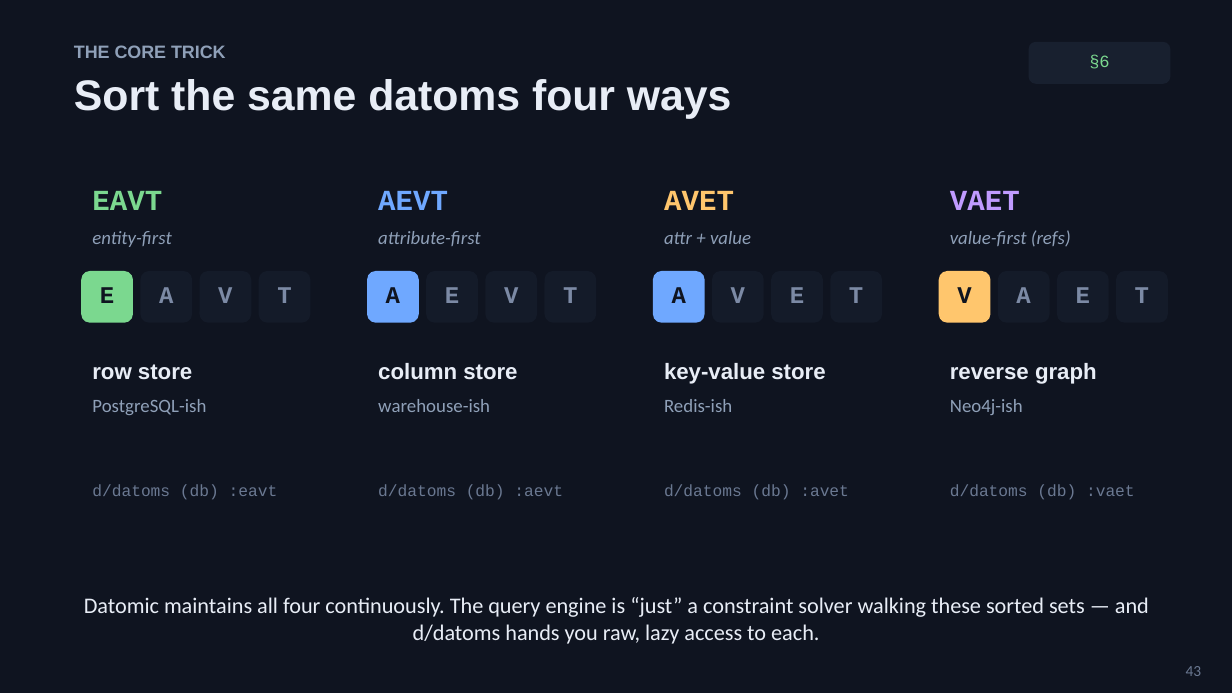
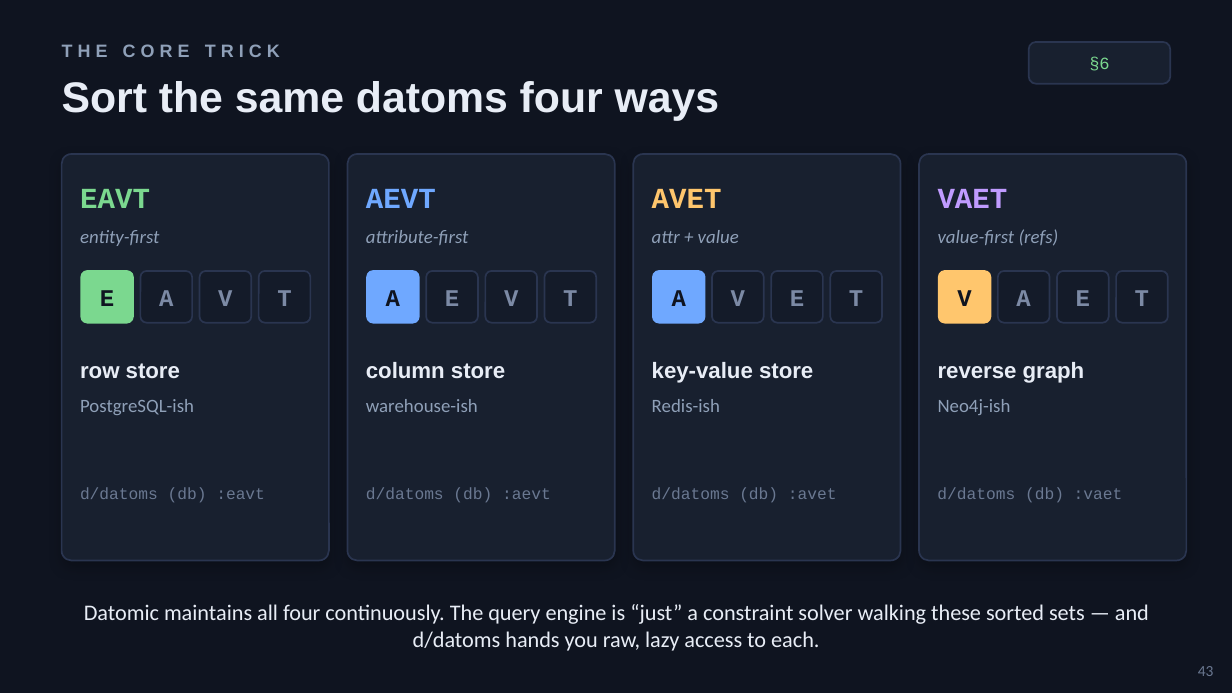
Before and after one commit to 4coders-com-br/datomic-model, a slide deck: slide 43 of domain-modeling-with-datoms.pptx. Drawn at 1232x693 pixels with LibreOffice and Linux fonts; fonts in the diff are those of the drawing. Boxes give left, top, right and bottom in pixels: in the first picture for what was removed or moved away, otherwise in the second. Text is boxed around its words. In the diff, an @@ line names an element or a change of style, - is before the commit and + after.

```diff
--- a/domain-modeling-with-datoms.pptx
+++ b/domain-modeling-with-datoms.pptx
@@ text "THE CORE TRICK" at <box>62,44,280,57</box>: letter spacing 0 to 3 pt; vertical alignment top to middle @@
@@ rounded rectangle added at <box>62,154,329,561</box>, fill #18202F, outline #2A3550 1 pt @@
@@ rounded rectangle added at <box>347,154,615,561</box>, fill #18202F, outline #2A3550 1 pt @@
@@ rounded rectangle added at <box>633,154,901,561</box>, fill #18202F, outline #2A3550 1 pt @@
@@ rounded rectangle added at <box>919,154,1186,561</box>, fill #18202F, outline #2A3550 1 pt @@
@@ rounded rectangle "E" at <box>81,271,133,323</box>: vertical alignment top to middle; outline none to #7BD88F 1 pt; proportions changed @@
@@ rounded rectangle "A" at <box>367,271,419,323</box>: vertical alignment top to middle; outline none to #6FA8FF 1 pt; proportions changed @@
@@ rounded rectangle "A" at <box>653,271,705,323</box>: vertical alignment top to middle; outline none to #6FA8FF 1 pt; proportions changed @@
@@ rounded rectangle "V" at <box>939,271,991,323</box>: vertical alignment top to middle; outline none to #FFC66D 1 pt; proportions changed @@
@@ vertical alignment top to middle; outline none to #2A3550 1 pt; proportions changed in 13 elements at <box>1029,42,1170,84</box>, <box>140,271,192,323</box>, <box>200,271,251,323</box>, <box>259,271,310,323</box>, <box>426,271,478,323</box>, <box>485,271,537,323</box>, <box>545,271,596,323</box>, <box>712,271,764,323</box>, <box>771,271,823,323</box>, <box>830,271,882,323</box>, <box>998,271,1050,323</box>, <box>1057,271,1109,323</box>, <box>1116,271,1168,323</box> @@
@@ vertical alignment top to middle in 23 elements at <box>1198,666,1214,676</box>, <box>62,81,720,121</box>, <box>80,189,150,208</box>, <box>80,230,159,246</box>, <box>80,363,180,379</box>, <box>80,399,194,415</box>, <box>80,487,265,502</box>, <box>366,189,436,208</box>, <box>366,230,469,245</box>, <box>366,362,505,379</box>, <box>366,399,478,412</box>, <box>366,487,551,502</box>, <box>652,189,722,208</box>, <box>652,230,739,243</box>, <box>652,362,813,383</box>, <box>652,399,720,412</box>, <box>652,487,837,502</box>, <box>938,189,1008,208</box>, <box>938,229,1059,246</box>, <box>938,362,1085,383</box>, <box>938,399,1011,415</box>, <box>937,487,1123,502</box>, <box>84,604,1149,651</box> @@
```
Also in this commit, not shown: 54 other slides changed.
